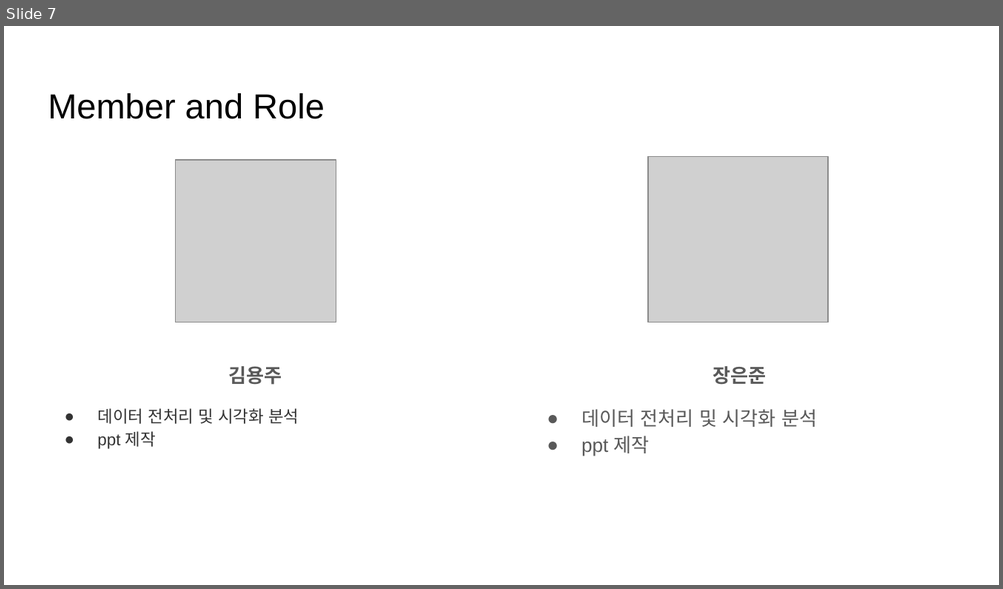
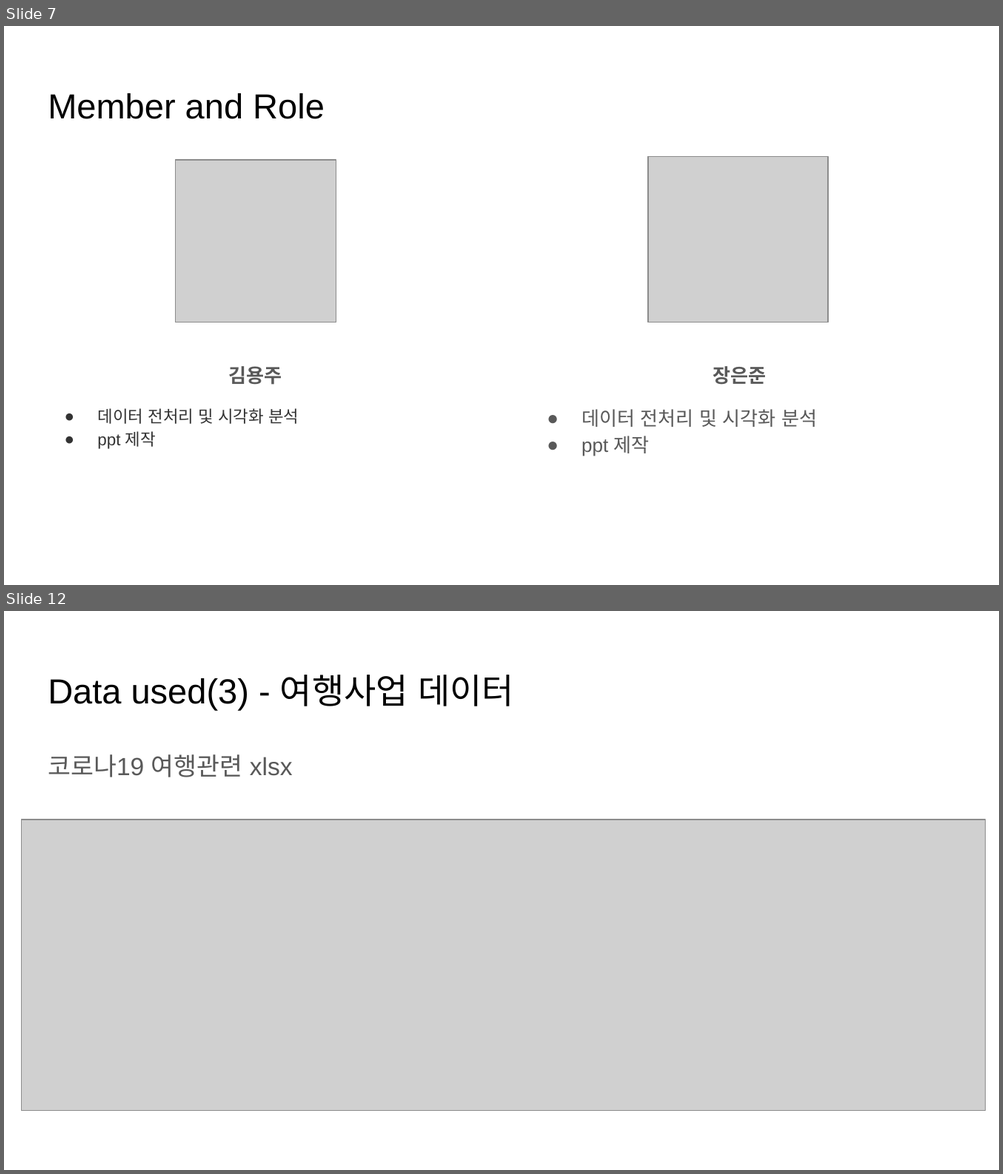
Before and after one commit to kurt7191/covid19, a slide deck: docs/COVID19 데이터 분석 (1).pptx. Shown one above the other, each under a label of ours: slide 7 before the commit, slides 7 and 12 after it; the slides between them are not shown. The pictures are 1003x589 and 1003x1174 pixels, drawn with LibreOffice and Linux fonts; fonts in the diff are those of the drawing; grey boxes stand for pictures. Boxes give left, top, right and bottom in pixels: in the first picture for what was removed or moved away, otherwise in the second. Text is boxed around its words. In the diff, an @@ line names an element or a change of style, - is before the commit and + after.

```diff
--- a/docs/COVID19 데이터 분석 (1).pptx
+++ b/docs/COVID19 데이터 분석 (1).pptx
@@ slide 12 added at [4, 611, 999, 1170], background #FFFFFF @@
@@ title added at [48, 675, 514, 710], 25.2 pt, text #000000 @@
+Data used(3) - 여행사업 데이터
@@ text added at [48, 755, 293, 777], 18 pt, text #595959 @@
+코로나19 여행관련 xlsx
@@ picture added at [22, 820, 986, 1111] @@
```
Also in this commit, not shown: 16 other slides added, 1 slide removed, 23 other files.
